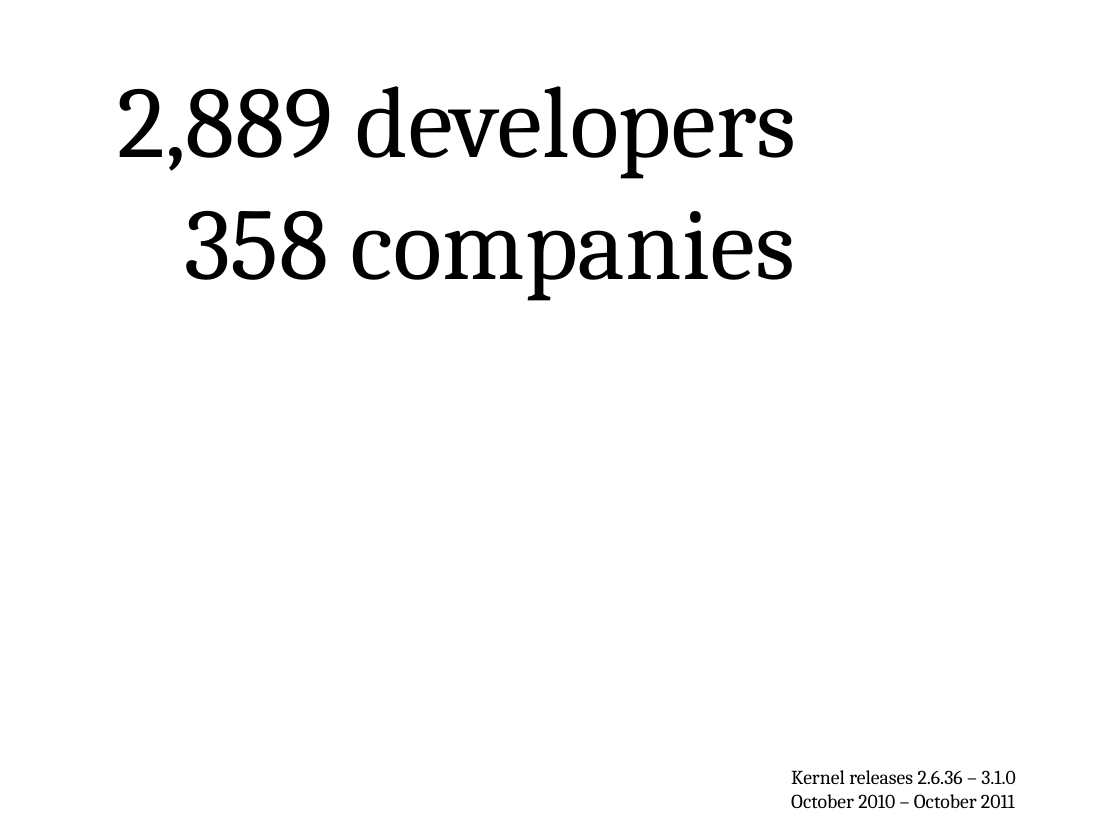
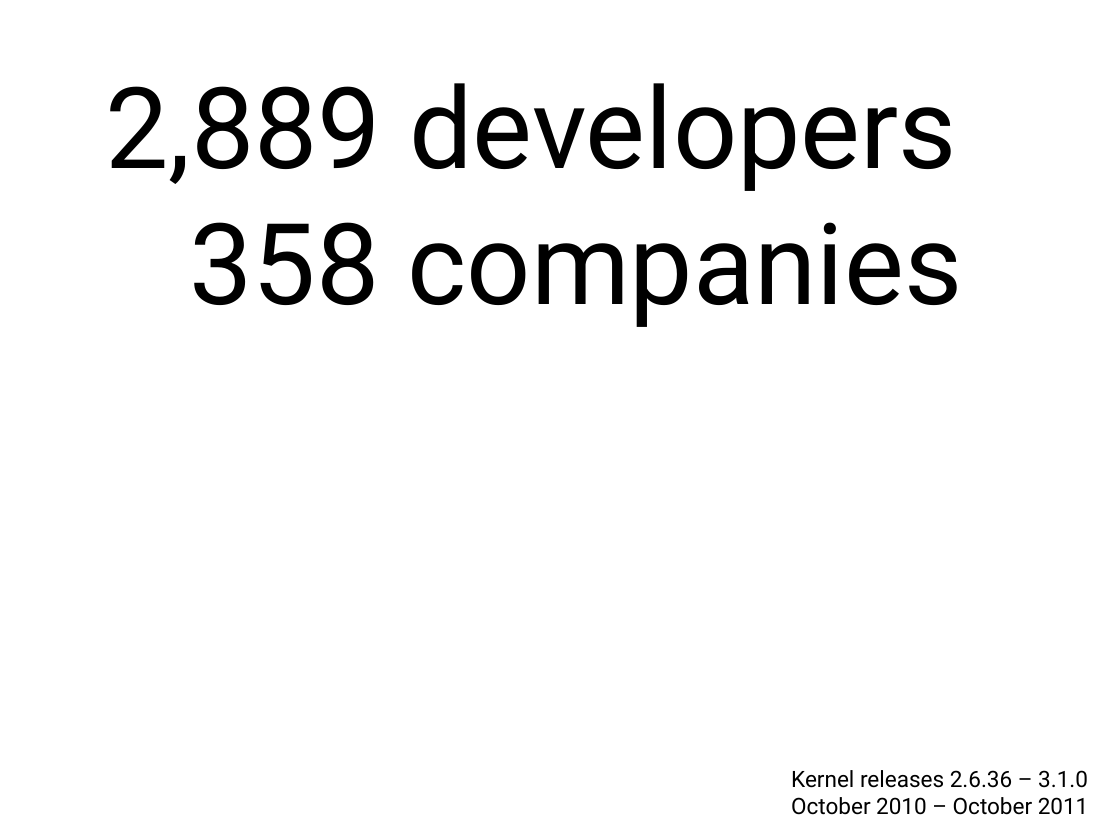
Before and after one commit to gregkh/kernel-development, a slide deck: slide 3 of kernel-development.odp. Drawn at 1120x840 pixels with LibreOffice and Linux fonts; fonts in the diff are those of the drawing. Boxes give left, top, right and bottom in pixels: in the first picture for what was removed or moved away, otherwise in the second. Text is boxed around its words. In the diff, an @@ line names an element or a change of style, - is before the commit and + after.

Commit message:
use "Bitter" font, much nicer

```diff
--- a/kernel-development.odp
+++ b/kernel-development.odp
@@ text "2,889 developers": place and size @@
-text "2,889 developers" at (117, 86, 796, 301)
+text "2,889 developers" at (105, 83, 963, 327)
@@ text "2,889 developers" at (105, 83, 963, 327): size 72 to 80 pt, font Cambria to Roboto @@
@@ text "Kernel releases 2.6.36 – 3.1.0" at (791, 770, 1089, 815): size 14 to 16 pt, font Cambria to Roboto @@
```
Also in this commit, not shown: 29 other slides changed.
